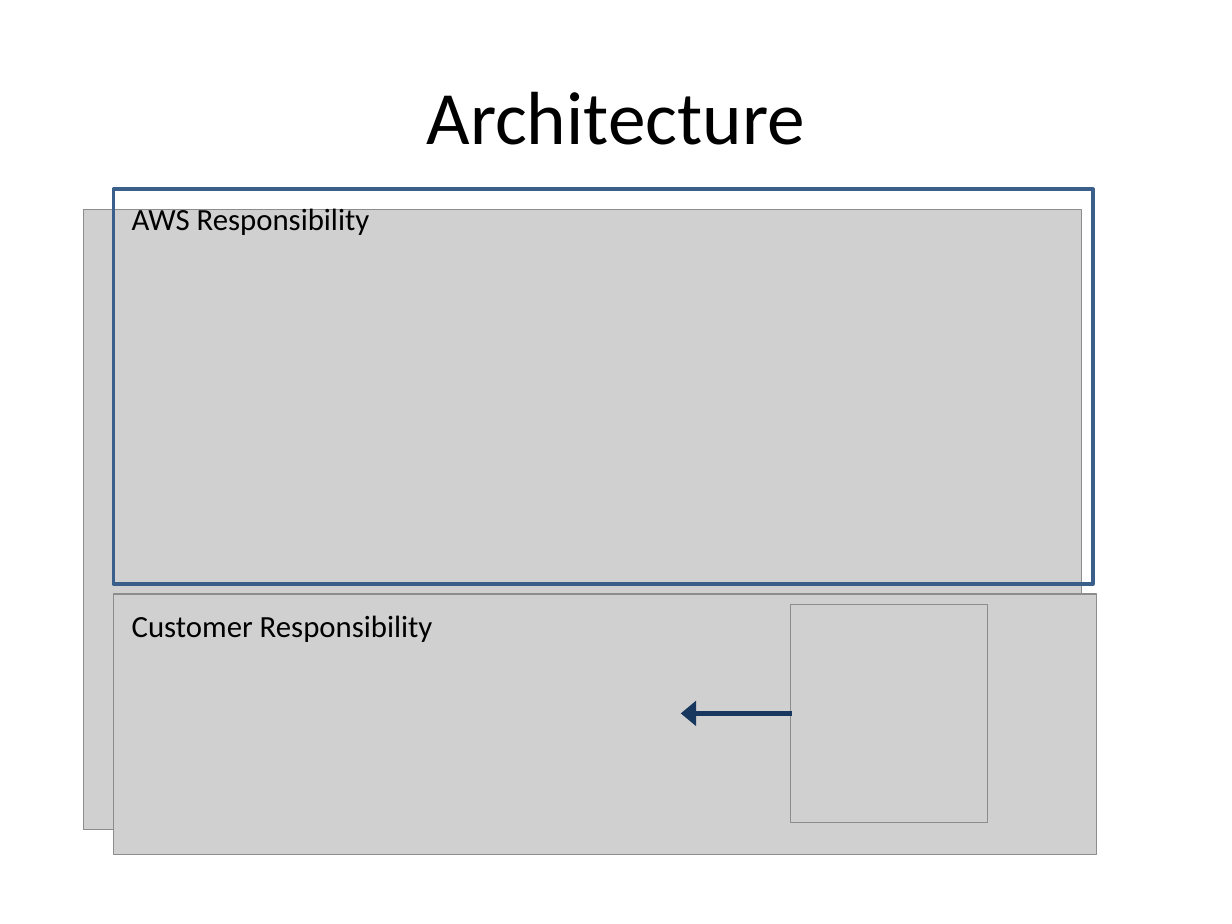
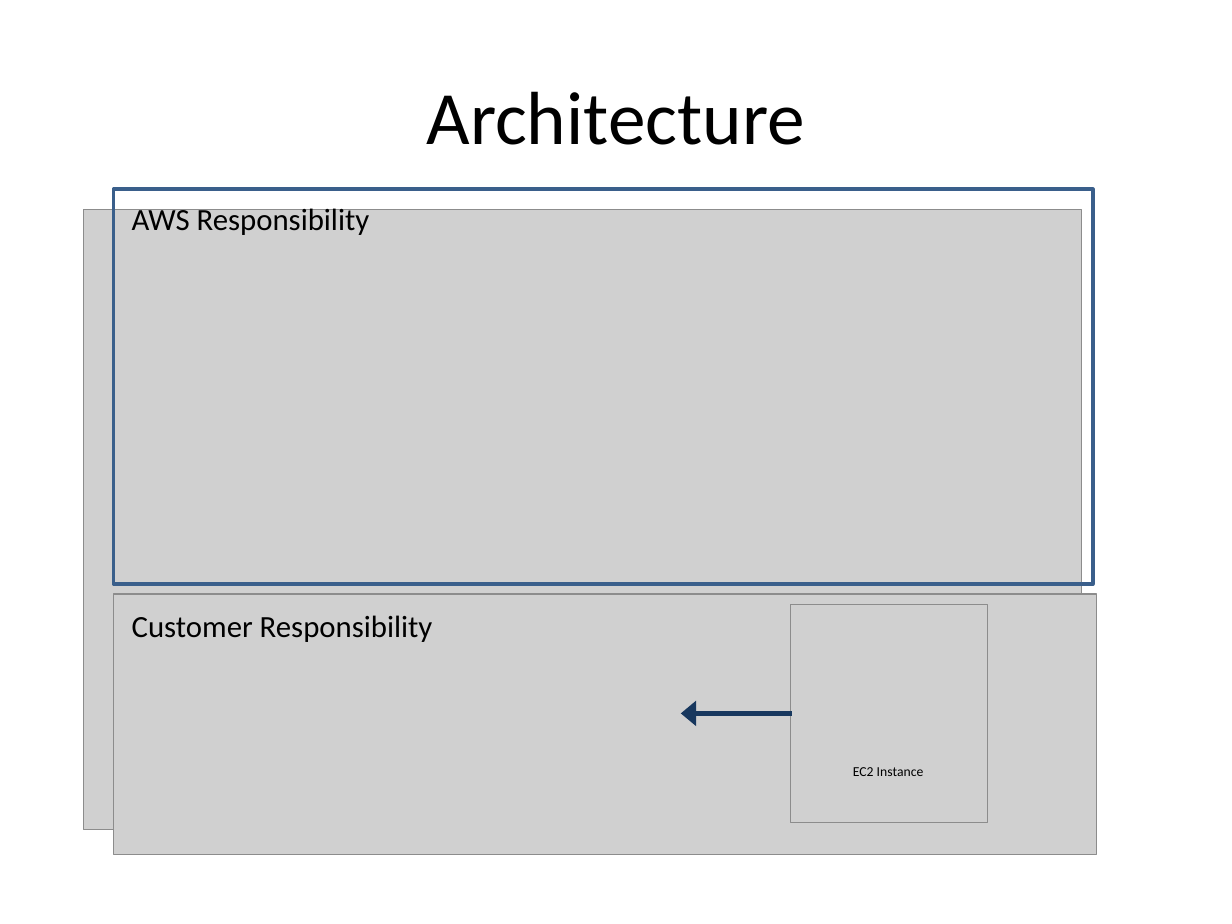
Before and after one commit to ProsperiaInc/aws-blockchain-fabric-quickstart, a slide deck: slide 6 of slides/AWS-Blockchain-Fabric-Quickstart.pptx. Drawn at 1232x924 pixels with LibreOffice and Linux fonts; fonts in the diff are those of the drawing; grey boxes stand for pictures; background and template pictures are left out. Boxes give left, top, right and bottom in pixels: in the first picture for what was removed or moved away, otherwise in the second. Text is boxed around its words. In the diff, an @@ line names an element or a change of style, - is before the commit and + after.

```diff
--- a/slides/AWS-Blockchain-Fabric-Quickstart.pptx
+++ b/slides/AWS-Blockchain-Fabric-Quickstart.pptx
@@ text added at (853, 767, 924, 776), 8 pt, text #000000 @@
+EC2 Instance
```
Also in this commit, not shown: 3 other slides changed, 1 other file.
